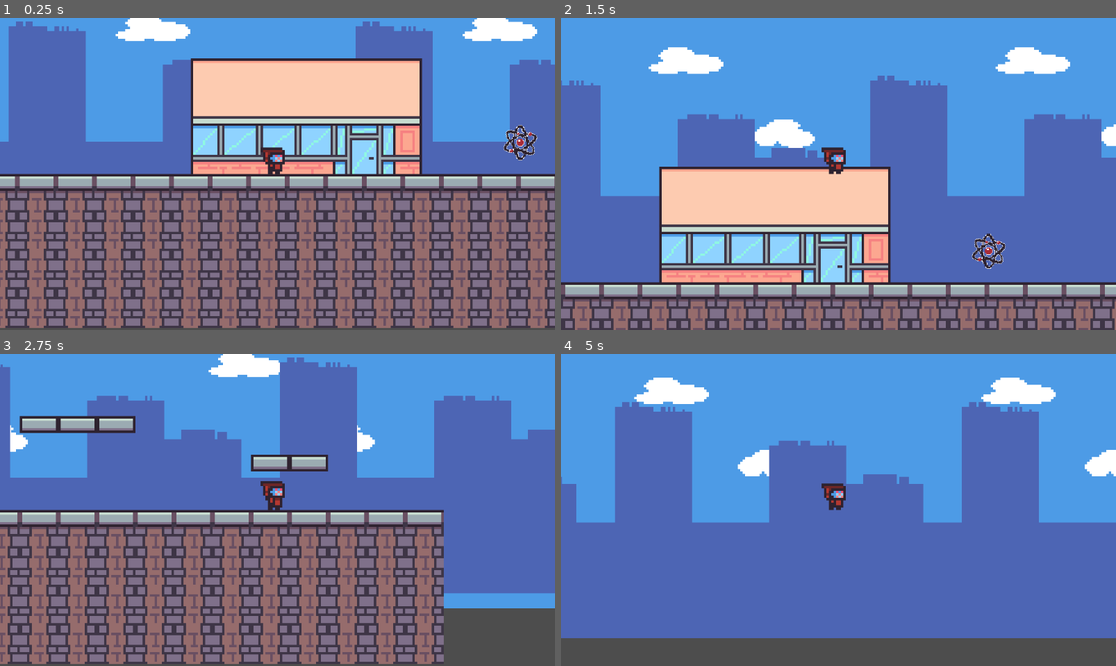
Above: before the commit, frames 1-4 (two rows, left to right).
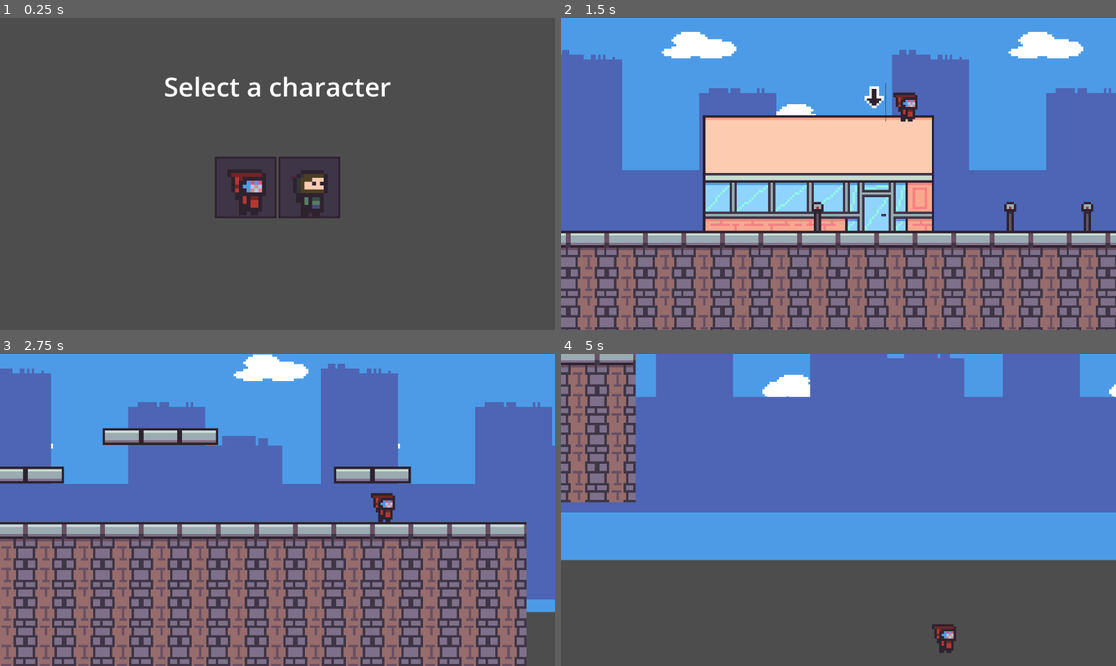
Above: after the commit, the same moments.

Repository: SeveralHerr/AtomicRobot
Game: Godot game, scene res://character_select.tscn
The game is run twice, just before and just after one commit, with the same random seed, the same clock (stepped at 60 frames per second) and the same inputs. Before the commit the project starts from res://game.tscn.
Inputs (mouse positions are in pixels of both pictures, inside the frame that each line leads up to):
- Up to frame 1 (0.25 s): no input
- Up to frame 2 (1.5 s): click (805, 186) at 0.52 s; tap Enter (ui_accept) at 1.25 s; hold Right (ui_right) from 1.28 s (still down)
- Up to frame 3 (2.75 s): keep holding Right (ui_right); tap Enter (ui_accept) at 1.52, 2.27 s
- Up to frame 4 (5 s): release Right (ui_right) at 2.78 s; hold Left (ui_left) 2.78-3.53 s; hold Right (ui_right) from 3.53 s (still down); tap Enter (ui_accept) at 3.77, 4.52 s

The runs differ from the first frame. In frame 1, 85% of the frame differs, in the area x 0-100%, y 0-100%; in frame 2, 58%; in frame 3, 52%; in frame 4, 74%.

Commit message:
Character unlock setup and more

Diff:
--- /dev/null
+++ b/CharacterSlot.gd
@@ -0,0 +1,12 @@
+extends TextureRect
+
+const GAME: PackedScene = preload("res://game.tscn")
+
+
+# Called when the node enters the scene tree for the first time.
+func _ready() -> void:
+	$Button.pressed.connect(_on_press)
+	pass # Replace with function body.
+
+func _on_press() -> void:
+	get_tree().change_scene_to_packed(GAME)
--- /dev/null
+++ b/Config.gd
@@ -0,0 +1,4 @@
+extends Node
+
+var cody_unlocked: bool = true
+var cody_selected: bool = false
--- /dev/null
+++ b/HiddenCharacterUnlock.gd
@@ -0,0 +1,20 @@
+extends Area2D
+
+
+# Called when the node enters the scene tree for the first time.
+func _ready() -> void:
+	body_entered.connect(_on_enter)
+	body_exited.connect(_on_exit)
+	$Indicator.hide()
+	pass # Replace with function body.
+
+
+# Called every frame. 'delta' is the elapsed time since the previous frame.
+func _process(delta: float) -> void:
+	pass
+
+func _on_enter(body: Node2D) -> void:
+	$Indicator.show()
+
+func _on_exit(body: Node2D) -> void:
+	$Indicator.hide()
--- a/Player.gd
+++ b/Player.gd
@@ -7,6 +7,13 @@
 # Get the gravity from the project settings to be synced with RigidBody nodes.
 var gravity: int = ProjectSettings.get_setting("physics/2d/default_gravity")
 
+func _ready() -> void:
+	if Config.cody_selected:
+		$CodySprite.show()
+		$DefaultSprite.hide()
+	else:
+		$CodySprite.hide()
+		$DefaultSprite.show()
 
 func _physics_process(delta: float) -> void:
 	# Add the gravity.
--- /dev/null
+++ b/Slot2.gd
@@ -0,0 +1,19 @@
+extends TextureRect
+
+const GAME: PackedScene = preload("res://game.tscn")
+
+
+# Called when the node enters the scene tree for the first time.
+func _ready() -> void:
+	if Config.cody_unlocked:
+		$Character.show()
+		$Button.pressed.connect(_on_press)
+	else:
+		$Character.hide()
+
+
+	pass # Replace with function body.
+
+func _on_press() -> void:
+	Config.cody_selected = true
+	get_tree().change_scene_to_packed(GAME)
--- /dev/null
+++ b/character_select.tscn
@@ -0,0 +1,105 @@
+[gd_scene load_steps=9 format=3 uid="uid://yevc5esw132y"]
+
+[ext_resource type="Texture2D" uid="uid://d2rci7uxpu1d6" path="res://images/character_slot.png" id="1_txgky"]
+[ext_resource type="Script" path="res://CharacterSlot.gd" id="2_p1ay4"]
+[ext_resource type="Texture2D" uid="uid://btcwsgnp27tx6" path="res://images/Sprite-0001.png" id="2_uiy27"]
+[ext_resource type="Texture2D" uid="uid://bnjygxsayqp0m" path="res://images/locked.png" id="3_nwlhk"]
+[ext_resource type="Script" path="res://Slot2.gd" id="4_v628w"]
+
+[sub_resource type="LabelSettings" id="LabelSettings_jhx57"]
+font_size = 55
+
+[sub_resource type="AtlasTexture" id="AtlasTexture_4kqqw"]
+atlas = ExtResource("2_uiy27")
+region = Rect2(192, 32, 16, 16)
+
+[sub_resource type="AtlasTexture" id="AtlasTexture_o25pe"]
+atlas = ExtResource("2_uiy27")
+region = Rect2(224, 32, 16, 16)
+
+[node name="Character Select" type="Control"]
+layout_mode = 3
+anchors_preset = 15
+anchor_right = 1.0
+anchor_bottom = 1.0
+grow_horizontal = 2
+grow_vertical = 2
+
+[node name="MarginContainer" type="MarginContainer" parent="."]
+layout_mode = 1
+anchors_preset = 5
+anchor_left = 0.5
+anchor_right = 0.5
+offset_left = -236.5
+offset_right = 236.5
+offset_bottom = 112.0
+grow_horizontal = 2
+
+[node name="VBoxContainer" type="VBoxContainer" parent="MarginContainer"]
+layout_mode = 2
+alignment = 1
+
+[node name="Panel2" type="Panel" parent="MarginContainer/VBoxContainer"]
+self_modulate = Color(1, 1, 1, 0)
+custom_minimum_size = Vector2(100, 100)
+layout_mode = 2
+
+[node name="Label" type="Label" parent="MarginContainer/VBoxContainer"]
+layout_mode = 2
+text = "Select a character
+"
+label_settings = SubResource("LabelSettings_jhx57")
+
+[node name="Panel" type="Panel" parent="MarginContainer/VBoxContainer"]
+self_modulate = Color(1, 1, 1, 0)
+custom_minimum_size = Vector2(100, 100)
+layout_mode = 2
+
+[node name="HBoxContainer" type="HBoxContainer" parent="MarginContainer/VBoxContainer"]
+layout_mode = 2
+size_flags_horizontal = 4
+
+[node name="Slot1" type="TextureRect" parent="MarginContainer/VBoxContainer/HBoxContainer"]
+custom_minimum_size = Vector2(128, 128)
+layout_mode = 2
+texture = ExtResource("1_txgky")
+script = ExtResource("2_p1ay4")
+
+[node name="Character" type="TextureRect" parent="MarginContainer/VBoxContainer/HBoxContainer/Slot1"]
+layout_mode = 0
+offset_left = 1.50001
+offset_top = -6.0
+offset_right = 129.5
+offset_bottom = 122.0
+texture = SubResource("AtlasTexture_4kqqw")
+
+[node name="Button" type="Button" parent="MarginContainer/VBoxContainer/HBoxContainer/Slot1"]
+self_modulate = Color(1, 1, 1, 0)
+custom_minimum_size = Vector2(128, 128)
+layout_mode = 0
+offset_right = 8.0
+offset_bottom = 8.0
+
+[node name="Slot2" type="TextureRect" parent="MarginContainer/VBoxContainer/HBoxContainer"]
+custom_minimum_size = Vector2(128, 128)
+layout_mode = 2
+texture = ExtResource("3_nwlhk")
+script = ExtResource("4_v628w")
+
+[node name="Character" type="TextureRect" parent="MarginContainer/VBoxContainer/HBoxContainer/Slot2"]
+visible = false
+layout_mode = 0
+offset_left = -2.5
+offset_top = -4.0
+offset_right = 125.5
+offset_bottom = 124.0
+texture = SubResource("AtlasTexture_o25pe")
+
+[node name="Button" type="Button" parent="MarginContainer/VBoxContainer/HBoxContainer/Slot2"]
+self_modulate = Color(1, 1, 1, 0)
+custom_minimum_size = Vector2(128, 128)
+layout_mode = 0
+offset_left = -0.5
+offset_top = 2.0
+offset_right = 127.5
+offset_bottom = 130.0
--- a/game.tscn
+++ b/game.tscn
@@ -1,10 +1,10 @@
-[gd_scene load_steps=8 format=3 uid="uid://c2gtnbb1samgp"]
+[gd_scene load_steps=12 format=3 uid="uid://c2gtnbb1samgp"]
 
 [ext_resource type="PackedScene" uid="uid://csmg52xs05d1e" path="res://player.tscn" id="1_6xlws"]
 [ext_resource type="Texture2D" uid="uid://btcwsgnp27tx6" path="res://images/Sprite-0001.png" id="2_ont8s"]
 [ext_resource type="Texture2D" uid="uid://dx2v6tb4fgatk" path="res://images/background2.png" id="3_qpog4"]
 [ext_resource type="Texture2D" uid="uid://c31r3p5xgnhfu" path="res://images/background1.png" id="4_ikc2c"]
-[ext_resource type="Texture2D" uid="uid://c1x8tpfq0wt08" path="res://images/logo.png" id="5_lj00y"]
+[ext_resource type="Script" path="res://HiddenCharacterUnlock.gd" id="5_wwurs"]
 
 [sub_resource type="TileSetAtlasSource" id="TileSetAtlasSource_4020m"]
 texture = ExtResource("2_ont8s")
@@ -497,11 +497,39 @@
 6:0/0 = 0
 6:0/0/physics_layer_0/linear_velocity = Vector2(0, 0)
 6:0/0/physics_layer_0/angular_velocity = 0.0
-6:0/0/physics_layer_0/polygon_0/points = PackedVector2Array(-8, 0.944941, 8, 0.922717, 8, 8, -8, 8)
+6:0/0/physics_layer_0/polygon_0/points = PackedVector2Array(-46.7857, -23.6429, 47.3571, -23.2143, 47.4772, -13.536, -45.0528, -13.536)
+6:0/0/physics_layer_0/polygon_0/one_way = true
+5:2/0 = 0
+5:2/0/physics_layer_0/linear_velocity = Vector2(0, 0)
+5:2/0/physics_layer_0/angular_velocity = 0.0
 
 [sub_resource type="TileSet" id="TileSet_y3j1r"]
 physics_layer_0/collision_layer = 1
 sources/0 = SubResource("TileSetAtlasSource_4020m")
+
+[sub_resource type="RectangleShape2D" id="RectangleShape2D_487sw"]
+
+[sub_resource type="AtlasTexture" id="AtlasTexture_iblpq"]
+atlas = ExtResource("2_ont8s")
+region = Rect2(192, 16, 16, 16)
+
+[sub_resource type="AtlasTexture" id="AtlasTexture_8x614"]
+atlas = ExtResource("2_ont8s")
+region = Rect2(208, 16, 16, 16)
+
+[sub_resource type="SpriteFrames" id="SpriteFrames_kh8jw"]
+animations = [{
+"frames": [{
+"duration": 1.0,
+"texture": SubResource("AtlasTexture_iblpq")
+}, {
+"duration": 1.0,
+"texture": SubResource("AtlasTexture_8x614")
+}],
+"loop": true,
+"name": &"default",
+"speed": 5.0
+}]
 
 [node name="Game" type="Node2D"]
 
@@ -509,6 +537,8 @@
 tile_set = SubResource("TileSet_y3j1r")
 format = 2
 layer_0/tile_data = PackedInt32Array(393216, 65536, 0, 393217, 65536, 0, 393218, 65536, 0, 393219, 65536, 0, 393220, 65 …(2699 unchanged characters)…
+layer_1/z_index = 1
+layer_1/tile_data = PackedInt32Array(327681, 327680, 2, 327686, 327680, 2, 327688, 327680, 2, 327690, 327680, 2)
 
 [node name="Player" parent="." instance=ExtResource("1_6xlws")]
 position = Vector2(10, 67)
@@ -516,6 +546,7 @@
 [node name="Camera2D" type="Camera2D" parent="Player"]
 position = Vector2(2, 8)
 zoom = Vector2(5, 5)
+position_smoothing_enabled = true
 
 [node name="ParallaxBackground" type="ParallaxBackground" parent="."]
 
@@ -555,7 +586,15 @@
 texture = ExtResource("4_ikc2c")
 centered = false
 
-[node name="Sprite2D" type="Sprite2D" parent="."]
-position = Vector2(113, 83)
-scale = Vector2(0.02, 0.02)
-texture = ExtResource("5_lj00y")
+[node name="HiddenCharacterUnlock" type="Area2D" parent="."]
+script = ExtResource("5_wwurs")
+
+[node name="CollisionShape2D" type="CollisionShape2D" parent="HiddenCharacterUnlock"]
+position = Vector2(47, 37)
+shape = SubResource("RectangleShape2D_487sw")
+
+[node name="Indicator" type="AnimatedSprite2D" parent="HiddenCharacterUnlock"]
+position = Vector2(47, 38)
+sprite_frames = SubResource("SpriteFrames_kh8jw")
+autoplay = "default"
+frame_progress = 0.80834
--- a/player.tscn
+++ b/player.tscn
@@ -25,18 +25,46 @@
 "speed": 5.0
 }]
 
+[sub_resource type="AtlasTexture" id="AtlasTexture_0qj2j"]
+atlas = ExtResource("1_rc65t")
+region = Rect2(224, 32, 16, 16)
+
+[sub_resource type="AtlasTexture" id="AtlasTexture_23xm0"]
+atlas = ExtResource("1_rc65t")
+region = Rect2(240, 32, 16, 16)
+
+[sub_resource type="SpriteFrames" id="SpriteFrames_gtu8j"]
+animations = [{
+"frames": [{
+"duration": 1.0,
+"texture": SubResource("AtlasTexture_0qj2j")
+}, {
+"duration": 1.0,
+"texture": SubResource("AtlasTexture_23xm0")
+}],
+"loop": true,
+"name": &"idle",
+"speed": 5.0
+}]
+
 [sub_resource type="CircleShape2D" id="CircleShape2D_43tqd"]
 radius = 4.0
 
 [node name="Player" type="CharacterBody2D"]
 script = ExtResource("1_ncv2v")
 
-[node name="AnimatedSprite2D" type="AnimatedSprite2D" parent="."]
+[node name="DefaultSprite" type="AnimatedSprite2D" parent="."]
 sprite_frames = SubResource("SpriteFrames_vt1uo")
 animation = &"idle"
 autoplay = "idle"
 frame_progress = 0.307915
 
+[node name="CodySprite" type="AnimatedSprite2D" parent="."]
+visible = false
+sprite_frames = SubResource("SpriteFrames_gtu8j")
+animation = &"idle"
+autoplay = "idle"
+
 [node name="CollisionShape2D" type="CollisionShape2D" parent="."]
 position = Vector2(1, 4)
 shape = SubResource("CircleShape2D_43tqd")
--- a/project.godot
+++ b/project.godot
@@ -11,9 +11,13 @@
 [application]
 
 config/name="Atomic Robot"
-run/main_scene="res://game.tscn"
+run/main_scene="res://character_select.tscn"
 config/features=PackedStringArray("4.2", "GL Compatibility")
 config/icon="res://icon.svg"
+
+[autoload]
+
+Config="*res://Config.gd"
 
 [input]
 
Binary file changed: images/Sprite-0001.png
Binary file added: images/character_slot.png
Not shown, added: images/character_slot.png.import
Binary file added: images/locked.png
Not shown, added: images/locked.png.import
Not shown, added: images/screenshot.png.import
Not shown: 1 places in player.tscn that only renumber resources
